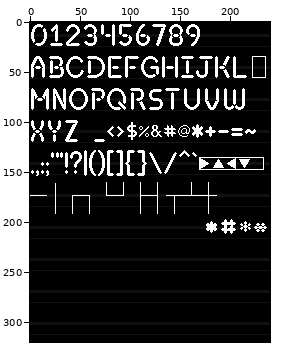
One commit to this pixel-art file: RED2 Font.aseprite. Above: a wide view before the commit, with the close-up outlined.
Close-up. As it was:
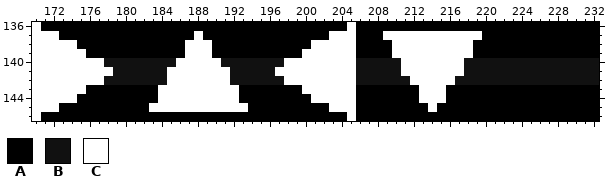
240x320 pixels, 1 frame. Shown: x 170..232, y 136..146.
Visible layers, top first: "Glyphs", "Background".
Palette (. is transparent): A #000000  B #111111  C #ffffff
Pixels before, first column x 170:
136 CAAAAAAAAAAAAAAAAAAAAAAAAAAAAAAAAAACAAAAAAAAAAAAAAAAAAAAAAAAAAA
137 CCCAAAAAAAAAAAAAAACAAAAAAAAAAAAAACCCAAACCCCCCCCCCCAAAAAAAAAAAAA
138 CCCCCAAAAAAAAAAAACCCAAAAAAAAAAACCCCCAAAACCCCCCCCCAAAAAAAAAAAAAA
139 CCCCCCAAAAAAAAAAACCCAAAAAAAAAACCCCCCAAAACCCCCCCCCAAAAAAAAAAAAAA
140 CCCCCCCCBBBBBBBBCCCCCBBBBBBBCCCCCCCCBBBBBCCCCCCCBBBBBBBBBBBBBBB
141 CCCCCCCCCBBBBBBCCCCCCCBBBBBCCCCCCCCCBBBBBCCCCCCCBBBBBBBBBBBBBBB
142 CCCCCCCCBBBBBBBCCCCCCCBBBBBBCCCCCCCCBBBBBBCCCCCBBBBBBBBBBBBBBBB
143 CCCCCCAAAAAAAACCCCCCCCCAAAAAAACCCCCCAAAAAAACCCAAAAAAAAAAAAAAAAA
144 CCCCCAAAAAAAAACCCCCCCCCAAAAAAAACCCCCAAAAAAACCCAAAAAAAAAAAAAAAAA
145 CCCAAAAAAAAAACCCCCCCCCCCAAAAAAAAACCCAAAAAAAACAAAAAAAAAAAAAAAAAA
146 CAAAAAAAAAAAAAAAAAAAAAAAAAAAAAAAAAACAAAAAAAAAAAAAAAAAAAAAAAAAAA
After the commit:
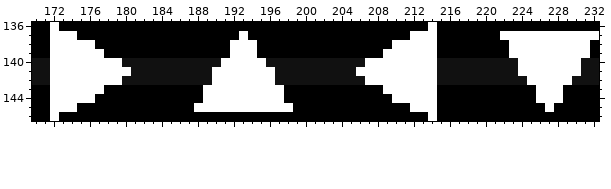
Author's note on the commit: Unify font generation with configurable kerning slack and BRAM export
Change:
Changed rows in their new state; - is an unchanged pixel.
Layer "Glyphs":
first column x 170:
136 A-C--------------------------------A--------C------------------
137 AA-CC-------------A----C---------AAA---AAA---AAAAA--CCCCCCCCCCC
138 AA---CC----------AAA--CCC------AAAAA---------AAAA----CCCCCCCCC-
139 AA----CC---------AAA--CCC-----AAAAAA---C-----AAAA----CCCCCCCCC-
140 BB------CC------BBBBBCCCCC--BBBBBBBB-CCCC----BBB------CCCCCCC--
141 BB-------CC----BBBBB--CCCCCBBBBBBBBBCCCCC----BBB------CCCCCCC--
142 BB------CC-----BBBBB--CCCCC-BBBBBBBB-CCCCC---BB--------CCCCC---
143 AA----CC------AAAAA----CCCCC--AAAAAA---CCCC--A----------CCC----
144 AA---CC-------AAAAA----CCCCC---AAAAA----CCC--A----------CCC----
145 AA-CC--------AAAAA------CCCCC----AAA------CC-------------C-----
146 A-C--------------------------------A--------C------------------
Pixel boxes of the changes (left, top, right, bottom) in both close-ups:
changed: (32, 22, 599, 121)
